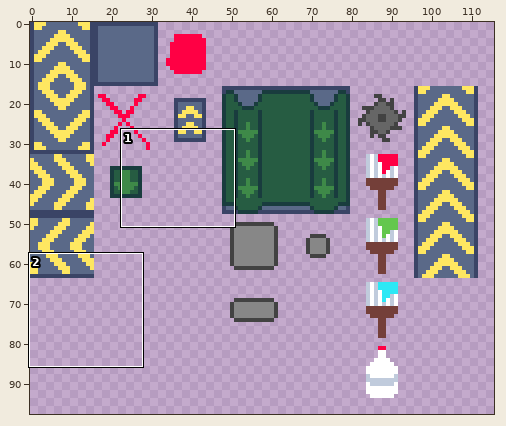
One commit to this pixel-art file: asset_sources/gfx/tileset.aseprite. Above: a wide view before the commit, with the close-up outlined.
Close-up. Earlier state:
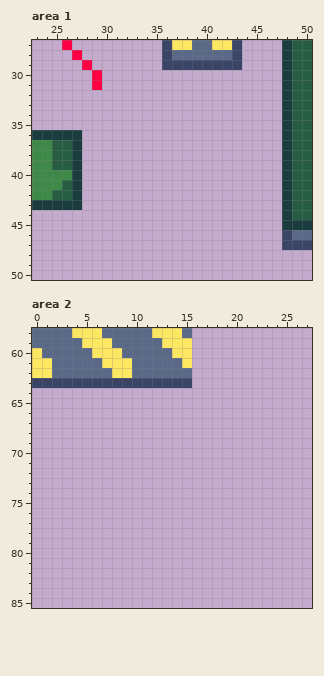
256x256 pixels, 1 frame. Shown: area 1: x 23..50, y 27..50; area 2: x 0..27, y 58..85. The wide view leaves out empty margins.
The same view after the edit:
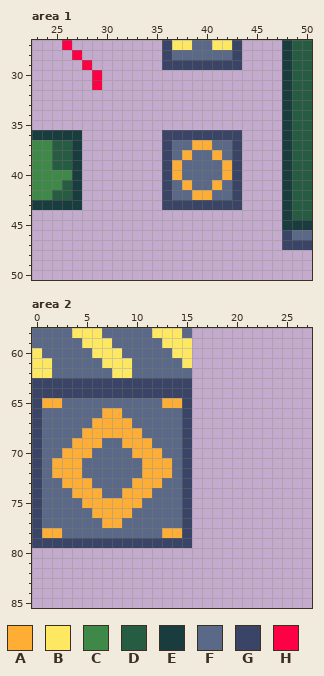
Palette (. is transparent): A #feae34  B #fee761  C #3e8948  D #265c42  E #193c3e  F #5a6988  G #3a4466  H #ff0044
Changes in this commit:
Area 1, layer "Layer 1":
Colour A now appears in row 37 at x 39 to 40; in row 38 at x 38 and 41; in rows 39 to 40 at x 37 and 42; in row 41 at x 38 and 41; in row 42 at x 39 to 40.
Colour F now appears in row 37 at x 37 to 38 and 41 to 42; in row 38 at x 37, 39 to 40 and 42; in rows 39 to 40 at x 38 to 41; in row 41 at x 37, 39 to 40 and 42; in row 42 at x 37 to 38 and 41 to 42.
Colour G now appears in row 36 at x 36 to 43; in rows 37 to 42 at x 36 and 43; in row 43 at x 36 to 43.
Area 2, layer "Layer 1":
Colour A now appears in row 65 at x 1 to 2 and 13 to 14; in row 66 at x 7 to 8; in row 67 at x 6 to 9; in row 68 at x 5 to 10; in row 69 at x 4 to 6 and 9 to 11; in row 70 at x 3 to 5 and 10 to 12.
Colour A now appears in rows 71 to 72 at x 2 to 4 and 11 to 13; in row 73 at x 3 to 5 and 10 to 12; in row 74 at x 4 to 6 and 9 to 11; in row 75 at x 5 to 10; in row 76 at x 6 to 9; in row 77 at x 7 to 8.
Colour A now appears in row 78 at x 1 to 2 and 13 to 14.
Colour F now appears in row 65 at x 3 to 12; in row 66 at x 1 to 6 and 9 to 14; in row 67 at x 1 to 5 and 10 to 14; in row 68 at x 1 to 4 and 11 to 14; in row 69 at x 1 to 3, 7 to 8 and 12 to 14; in row 70 at x 1 to 2, 6 to 9 and 13 to 14.
Colour F now appears in rows 71 to 72 at x 1, 5 to 10 and 14; in row 73 at x 1 to 2, 6 to 9 and 13 to 14; in row 74 at x 1 to 3, 7 to 8 and 12 to 14; in row 75 at x 1 to 4 and 11 to 14; in row 76 at x 1 to 5 and 10 to 14; in row 77 at x 1 to 6 and 9 to 14.
Colour F now appears in row 78 at x 3 to 12.
Colour G now appears in row 64 at x 0 to 15; in rows 65 to 78 at x 0 and 15; in row 79 at x 0 to 15.
Changed places in both close-ups, as pixel boxes (x1, y1, x2, y2):
added: (162, 130, 242, 210)
added: (32, 388, 192, 548)
